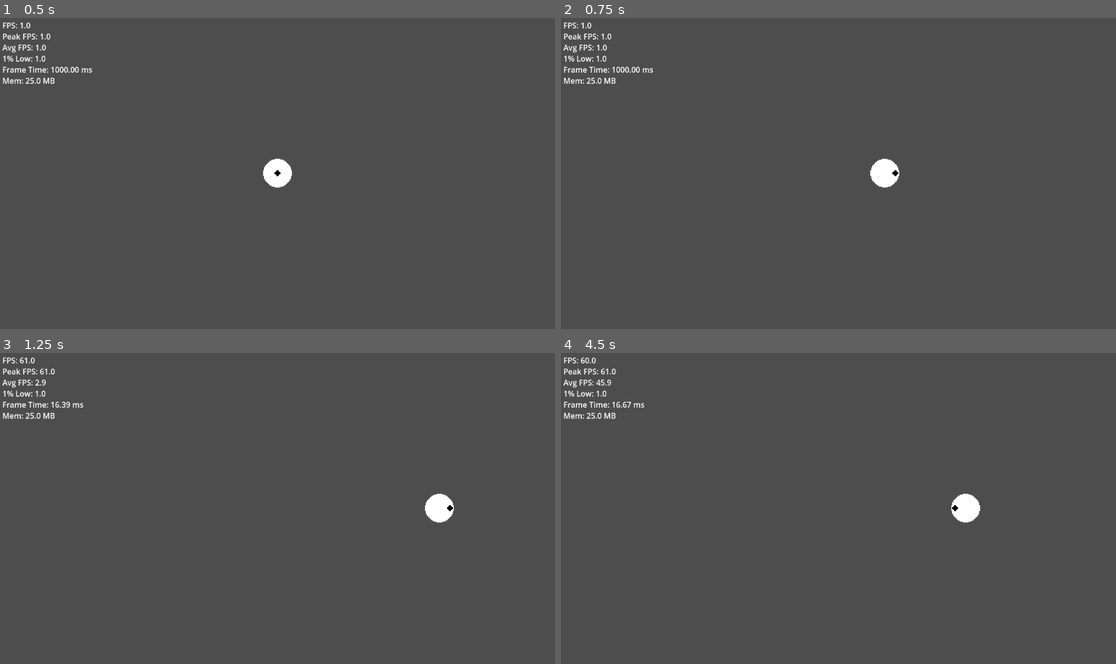
Above: before the commit, frames 1-4 (two rows, left to right).
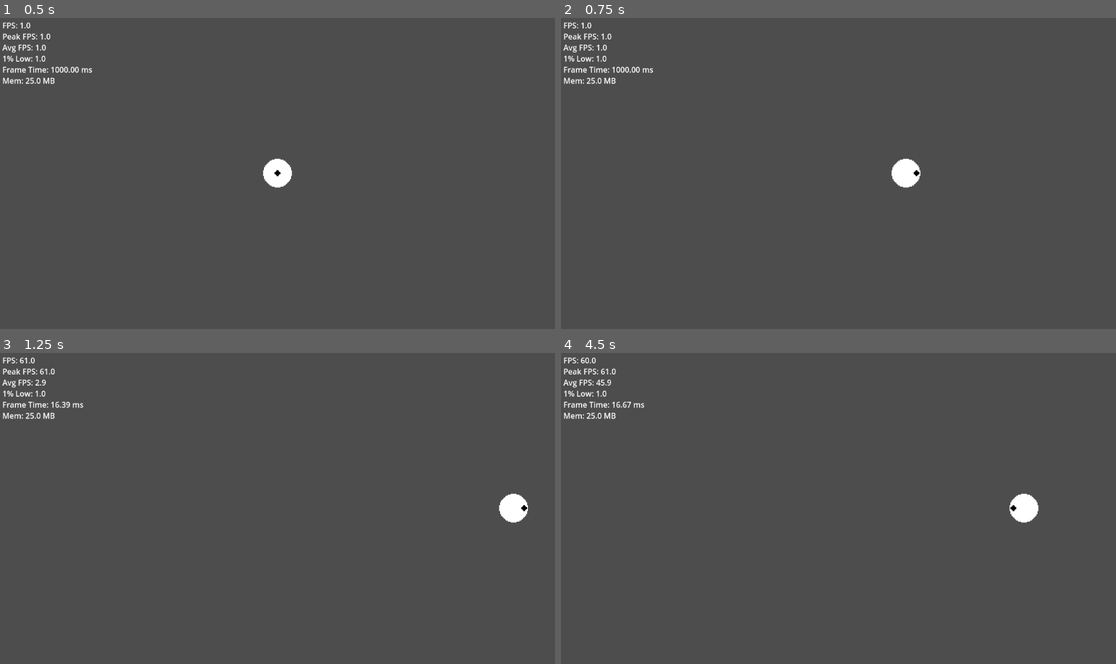
Above: after the commit, the same moments.

Repository: 100-Devs-1-Game/GreenWarden
Game: Godot game, scene res://world.tscn
Two runs of this game, one before a commit and one after it. Both use one fixed random seed, a clock stepped at 60 frames per second and the inputs below.
Inputs:
- Up to frame 1 (0.5 s): no input
- Up to frame 2 (0.75 s): hold Right (right) from 0.53 s (still down); tap E at 0.6 s
- Up to frame 3 (1.25 s): keep holding Right (right)
- Up to frame 4 (4.5 s): release Right (right) at 1.28 s; hold Down (down) 1.28-2.03 s; tap E every 0.75 s from 1.35 to 4.35 s; hold Right (right) 2.03-2.78 s; hold Up (up) 2.78-3.53 s; hold Left (left) from 3.53 s (still down)

Frame 1 is identical in both runs. In frame 2, 0.7% of the frame differs, in the area x 55-65%, y 45-55%; in frame 3, 0.8%; in frame 4, 0.8%, in the area x 70-87%, y 45-55%.

Commit message:
updated player.gd

Diff:
--- a/src/assets/Modules/Player2DFloat/player.gd
+++ b/src/assets/Modules/Player2DFloat/player.gd
@@ -16,11 +16,11 @@
 			event.physical_keycode = key
 			InputMap.action_add_event(action, event)
 
-func _process(_delta: float) -> void:
+func _process(delta: float) -> void:
 	var wasd = Input.get_vector("left", "right", "up", "down")
 	if Input.get_connected_joypads().size() > 0:
 		if wasd.length() == 0:
 			wasd = Vector2(Input.get_joy_axis(0,0), Input.get_joy_axis(0,1))
 		if wasd.length() < stickDriftComp: wasd = Vector2.ZERO
 	$Sprite2D.region_rect = Rect2i(round(wasd * 11 + Vector2(11, 11)) * 32, Vector2(32, 32))
-	position += wasd * scale * 4
+	position += wasd * scale * delta * 350
Not shown, added: .gitattributes
Not shown, changed: .gitignore
Not shown, removed: src/.gitignore
Not shown, changed: src/assets/Modules/StatusHud/README.md
